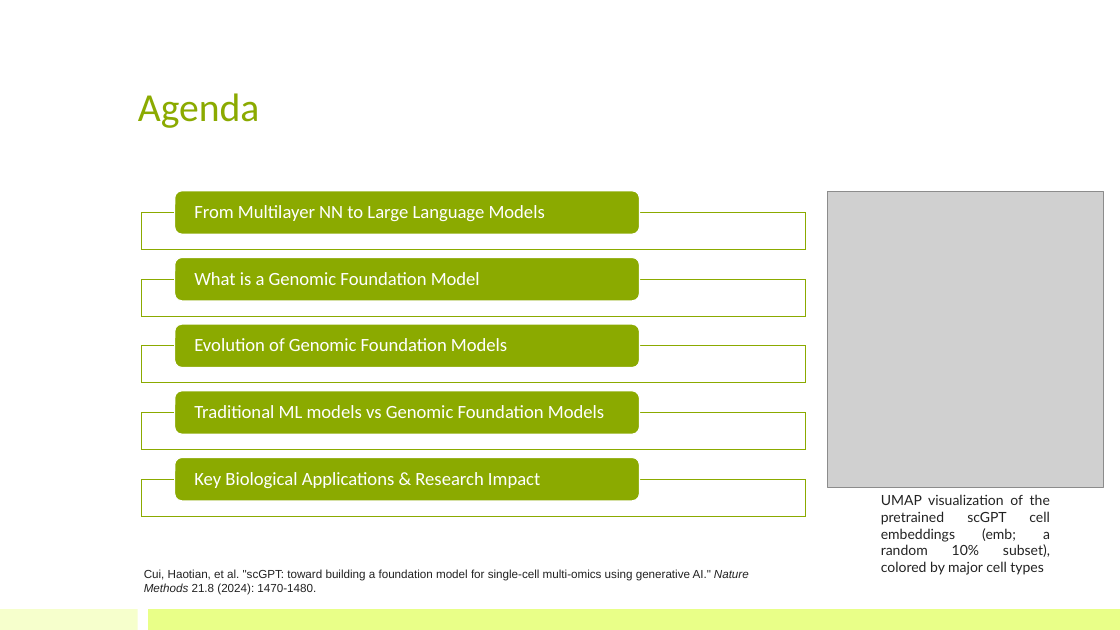
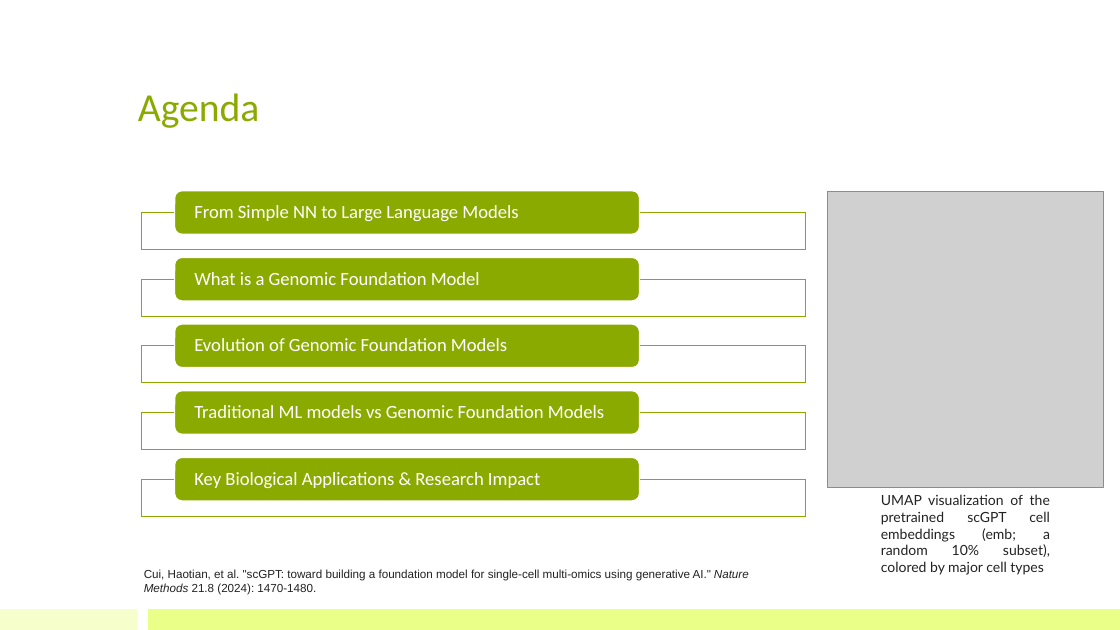
Before and after one commit to bioinfo-kaust/gfm-workshop, a slide deck: slide 2 of lecture_slides/1.day1_before_lunch/lecture_1a_intro_gfm.pptx. Drawn at 1120x630 pixels with LibreOffice and Linux fonts; fonts in the diff are those of the drawing; grey boxes stand for pictures. Boxes give left, top, right and bottom in pixels: in the first picture for what was removed or moved away, otherwise in the second. Text is boxed around its words. In the diff, an @@ line names an element or a change of style, - is before the commit and + after.

```diff
--- a/lecture_slides/1.day1_before_lunch/lecture_1a_intro_gfm.pptx
+++ b/lecture_slides/1.day1_before_lunch/lecture_1a_intro_gfm.pptx
@@ text at bbox=[194, 205, 518, 222]: text changed @@
-From Multilayer NN to Large Language Models
+From Simple NN to Large Language Models
```
Also in this commit, not shown: 5 other slides changed, 2 other files.
